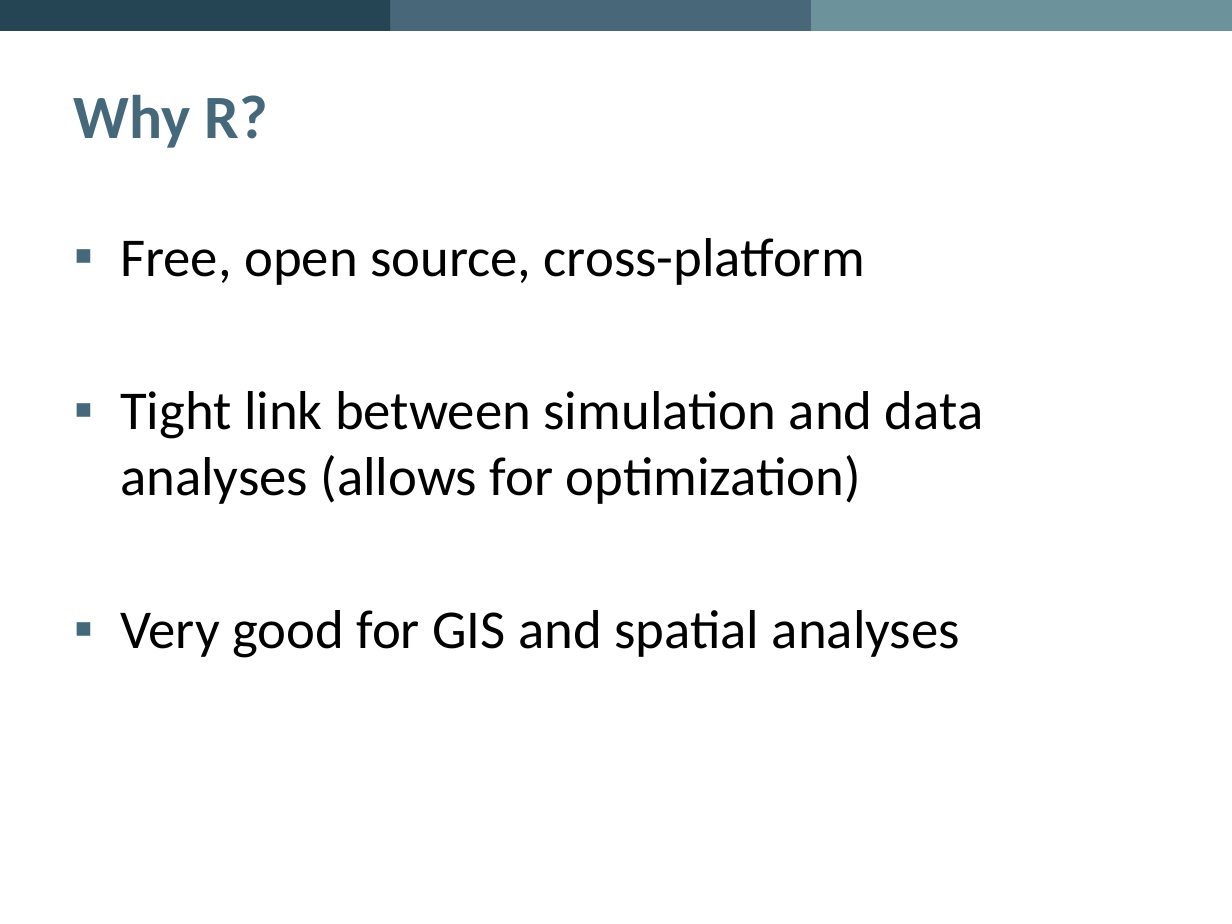
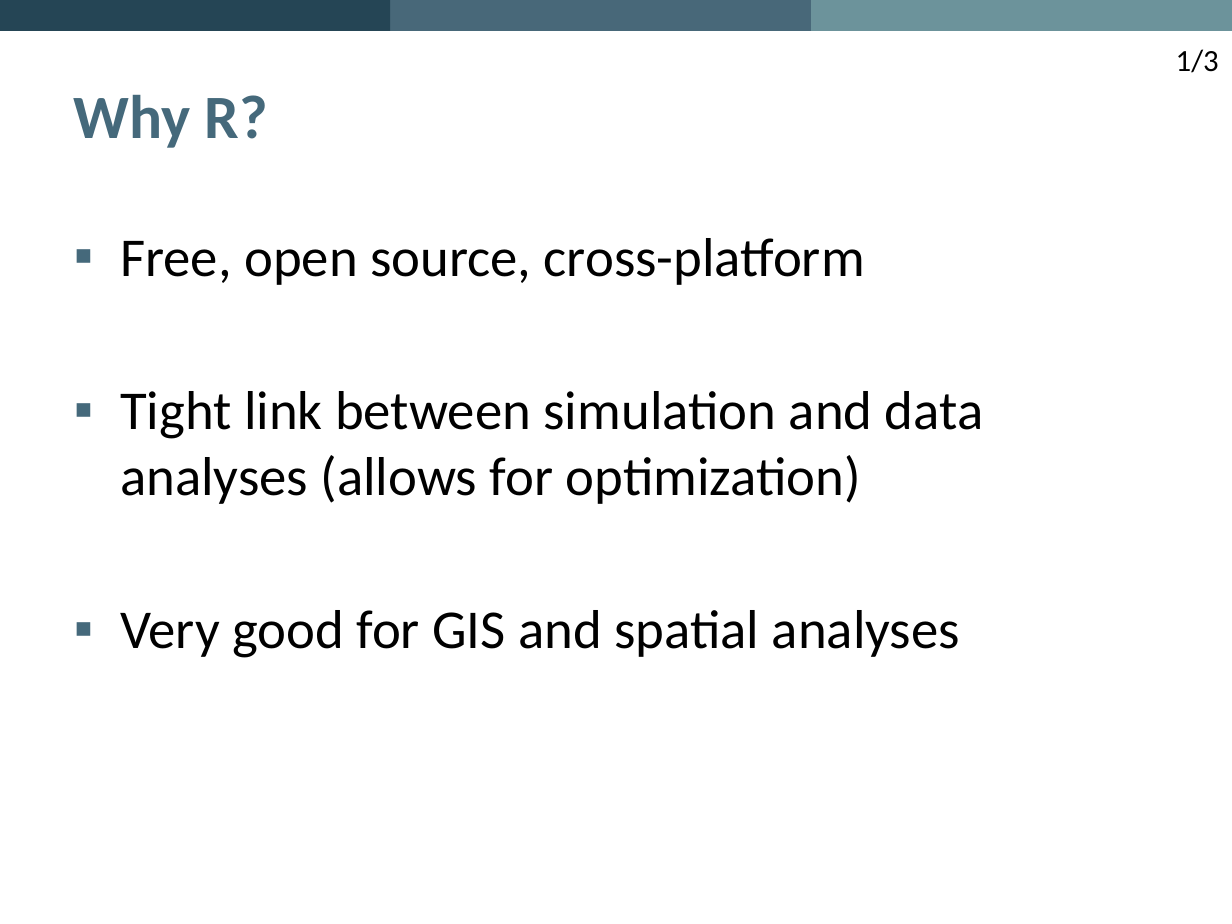
Before and after one commit to PredictiveEcology/SpaDES, a slide deck: slide 4 of development/SpaDES – Spatial Discrete Event Simulation.pptx. Drawn at 1232x924 pixels with LibreOffice and Linux fonts; fonts in the diff are those of the drawing; background and template pictures are left out. Boxes give left, top, right and bottom in pixels: in the first picture for what was removed or moved away, otherwise in the second. Text is boxed around its words. In the diff, an @@ line names an element or a change of style, - is before the commit and + after.

```diff
--- a/development/SpaDES – Spatial Discrete Event Simulation.pptx
+++ b/development/SpaDES – Spatial Discrete Event Simulation.pptx
@@ text added at (x1=1176, y1=49, x2=1219, y2=73), 18 pt, text #000000 @@
+1/3
```
Also in this commit, not shown: 12 other slides changed, 3 slides added, 6 slides removed.
